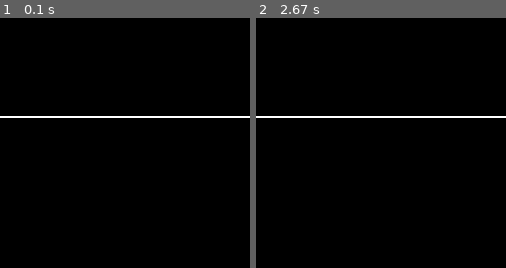
Above: before the commit, frames 1-2 (left to right).
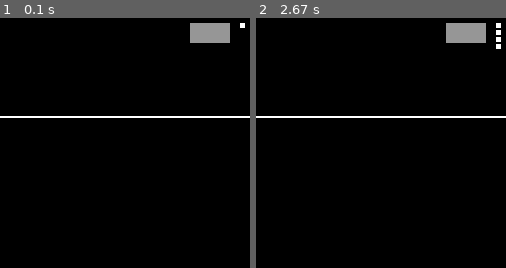
Above: after the commit, the same moments.

Repository: Basstma/PathfindingAlgorithmWithPygame
Game: pygame game, started from visualization.py
Same seed, same stepped clock (60 frames per second), same inputs: the game is played once before the commit and once after it.
Inputs (mouse positions are % of the whole screen's width and height, from its top left):
- Up to frame 1 (0.1 s): no input
- Up to frame 2 (2.67 s): press the mouse at (92, 3) at 0.37 s; move the mouse to (55, 19) at 0.47 s; release the mouse at (19, 35) at 0.6 s; press the mouse at (92, 3) at 0.7 s; move the mouse to (64, 30) at 0.8 s; release the mouse at (37, 57) at 0.93 s; press the mouse at (92, 3) at 2.53 s; move the mouse to (90, 8) at 2.63 s
The pictures show only the part of the screen within x 50-100%, y 0-50%; the shares and areas given below are measured in that part.

The runs differ from the first frame. In frame 1, 1.3% of the frame differs, in the area x 76-98%, y 2-10%; in frame 2, 1.4%, in the area x 76-98%, y 2-13%.

Commit message:
Added function for displaying setted time in Window. Removed every Input needed from Keyboard

Diff:
--- a/Forms.py
+++ b/Forms.py
@@ -1,15 +1,21 @@
 import pygame as pg
 
-class Button:
-    def __init__(self, pos: list, size: list, color: list, function):
+
+class Rectangle:
+    def __init__(self, pos: list, size: list, color: list):
         self.pos = pos
         self.size = size
         self.color = color
-        self.function = function
 
     def draw(self, screen):
         (self.pos[0], self.pos[1], self.size[0], self.size[1])
         pg.draw.rect(screen, self.color, (self.pos[0], self.pos[1], self.size[0], self.size[1]))
+
+
+class Button(Rectangle):
+    def __init__(self, pos: list, size: list, color: list, function):
+        Rectangle.__init__(self, pos, size, color)
+        self.function = function
 
     def is_clicked(self, click_pos):
         in_x = self.pos[0] <= click_pos[0] <= self.pos[0] + self.size[0]
--- a/Maze.py
+++ b/Maze.py
@@ -77,17 +77,11 @@
         self.start = Start(x=x, y=y)
         self.maze[y][x] = self.start
 
-    def move_start(self, nx, ny):
-        x, y = self.start.get_coordinates()
-        self.start.set_coordinates(nx, ny)
+    def move_object(self, movable, nx, ny):
+        x, y = movable.get_coordinates()
+        movable.set_coordinates(nx, ny)
         self.maze[y][x] = None
-        self.maze[ny][nx] = self.start
-
-    def move_target(self, nx, ny):
-        x, y = self.target.get_coordinates()
-        self.target.set_coordinates(nx, ny)
-        self.maze[y][x] = None
-        self.maze[ny][nx] = self.target
+        self.maze[ny][nx] = movable
 
 if __name__ == '__main__':
     m = Maze(size=(10, 10))
--- a/test.py
+++ b/test.py
@@ -1,2 +1,9 @@
-if 1:
-    print("Test")
+def test(a):
+    print(a)
+
+
+def f(funk, *args):
+    funk(args)
+
+
+f(test, 1, 2, 3)
--- a/visualization.py
+++ b/visualization.py
@@ -24,9 +24,6 @@
         self.maze_size = self.maze.size * self.scale
 
         self.running = True
-
-        self.time_steps = [0.00001, 0.0001, 0.001, 0.01, 0.1]
-        self.time_pos = 0
 
         self.colors = {
             "black": (0, 0, 0),
@@ -49,6 +46,11 @@
             "start": False,
         }
 
+        self.time_steps = [0, 0.00001, 0.0001, 0.001, 0.01, 0.1]
+        self.time_pos = 0
+        self.time_rectangles = [Rectangle((self.window_size[0] - 10, 5), (5, 5), self.colors["white"])]
+        self.maze.delay = self.time_steps[self.time_pos]
+
         self.clock = pg.time.Clock()
         self.screen = pg.display.set_mode(self.window_size)
         self.FPS = 60
@@ -61,56 +63,20 @@
             Button((50, 30), (40, 20), self.colors["blue_depthsearch"], function=self.widesearch),  # Button for depthserch
             Button((5, 55), (40, 20), self.colors["yellow"], function=self.maze.build),  # Button for Build Maze draw
             Button((50, 55), (40, 20), self.colors["grey_three"], function=self.reset_search),  # Button for remove everything from an search
-            Button((140, 55), (40, 20), self.colors["grey_three"], function=self.reset_expect_wall),  # Button for remove everything excpect walls
-            Button((95, 55), (40, 20), self.colors["grey_three"], function=self.reset),  # Button for reseting
+            Button((95, 55), (40, 20), self.colors["grey_three"], function=self.reset_expect_wall),  # Button for remove everything excpect walls
+            Button((140, 55), (40, 20), self.colors["grey_three"], function=self.reset),  # Button for reseting
+            Button((self.window_size[0]-60, 5), (40, 20), self.colors["grey_three"], function=self.change_timedelay),  # Button for change Time
         ]
-
-    def build_naviagation(self):
-        for button in self.buttons:
-            button.draw(self.screen)
-
-        pg.draw.line(self.screen,
-                     color=self.colors["white"],
-                     start_pos=(0, self.navbar_size[1] - 2),
-                     end_pos=(self.window_size[0], self.navbar_size[1] - 2),
-                     width=2)
 
     def check_button_is_clicked(self, click_pos):
         for button in self.buttons:
             if button.is_clicked(click_pos):
                 button.action()
 
-    def draw_map(self):
-        def draw_rectangle_maze(pos: list, color: str):
-            pg.draw.rect(self.screen, self.colors[color],
-                         (pos[0] * self.scale, (pos[1] * self.scale) + self.navbar_size[1], self.scale, self.scale))
-
-        for i in range(0, self.maze.size[1]):
-            for j in range(0, self.maze.size[0]):
-                if type(self.maze.maze[i][j]) == Wall:
-                    draw_rectangle_maze((j, i), "white")
-                elif type(self.maze.maze[i][j]) == Target:
-                    draw_rectangle_maze((j, i), "red")
-
-                elif type(self.maze.maze[i][j]) == Visited:
-                    draw_rectangle_maze((j, i), "grey_one")
-
-                elif type(self.maze.maze[i][j]) == Way:
-                    draw_rectangle_maze((j, i), "turquoise")
-
-                elif type(self.maze.maze[i][j]) == Start:
-                    draw_rectangle_maze((j, i), "green")
-
-                else:
-                    draw_rectangle_maze((j,i), "black")
-
     def run(self):
         while self.running:
             self.screen.fill(self.colors["black"])
             for event in pg.event.get():
-                if event.type == pg.KEYDOWN:
-                    if event.key == pg.K_t:
-                        self.change_timedelay()
                 if event.type == pg.MOUSEBUTTONDOWN:
                     pos = pg.mouse.get_pos()
                     if pos[1] < self.navbar_size[1]:
@@ -127,15 +93,51 @@
             self.clock.tick(self.FPS)
 
     def display(self):
-        self.build_naviagation()
-        self.draw_map()
+        for button in self.buttons:
+            button.draw(self.screen)
+
+        pg.draw.line(self.screen,
+                     color=self.colors["white"],
+                     start_pos=(0, self.navbar_size[1] - 2),
+                     end_pos=(self.window_size[0], self.navbar_size[1] - 2),
+                     width=2)
+
+        def draw_rectangle_maze(pos: list, color: str):
+            pg.draw.rect(self.screen, self.colors[color],
+                         (pos[0] * self.scale, (pos[1] * self.scale) + self.navbar_size[1], self.scale, self.scale))
+
+        for i in range(0, self.maze.size[1]):
+            for j in range(0, self.maze.size[0]):
+                if type(self.maze.maze[i][j]) == Wall:
+                    draw_rectangle_maze((j, i), "white")
+
+                elif type(self.maze.maze[i][j]) == Target:
+                    draw_rectangle_maze((j, i), "red")
+
+                elif type(self.maze.maze[i][j]) == Visited:
+                    draw_rectangle_maze((j, i), "grey_one")
+
+                elif type(self.maze.maze[i][j]) == Way:
+                    draw_rectangle_maze((j, i), "turquoise")
+
+                elif type(self.maze.maze[i][j]) == Start:
+                    draw_rectangle_maze((j, i), "green")
+
+                else:
+                    draw_rectangle_maze((j, i), "black")
+        for rectangle in self.time_rectangles:
+            rectangle.draw(self.screen)
 
     def change_timedelay(self):
         self.time_pos += 1
         if self.time_pos >= len(self.time_steps):
             self.time_pos = 0
-        print("Delay auf:", self.time_steps[self.time_pos])
         self.maze.delay = self.time_steps[self.time_pos]
+        self.time_rectangles = []
+        for i in range(0, len(self.time_steps)+(self.time_pos + 1 - len(self.time_steps))):
+            self.time_rectangles.append(
+                Rectangle((self.window_size[0] - 10, 5 + i * 5 + i * 2), (5, 5), self.colors["white"])
+            )
 
     def handl_start(self, event, pos):
         if self.maze.start:
@@ -143,7 +145,7 @@
             while is_hold:
                 if event.button == 1:
                     x, y = self.get_position_in_maze(pos)
-                    self.maze.move_start(x, y)
+                    self.maze.move_object(self.maze.start, x, y)
                 for e in pg.event.get():
                     if e.type == pg.MOUSEBUTTONUP:
                         is_hold = False
@@ -162,7 +164,7 @@
             while is_hold:
                 if event.button == 1:
                     x, y = self.get_position_in_maze(pos)
-                    self.maze.move_target(x, y)
+                    self.maze.move_object(self.maze.target, x, y)
                 for e in pg.event.get():
                     if e.type == pg.MOUSEBUTTONUP:
                         is_hold = False
@@ -208,7 +210,6 @@
         for k in self.active_drawing.keys():
             self.active_drawing[k] = False
         self.active_drawing[kind] = True
-        print(self.active_drawing)
 
     def activate_manual_drawing(self):
         self.activate_draw("mannual")
